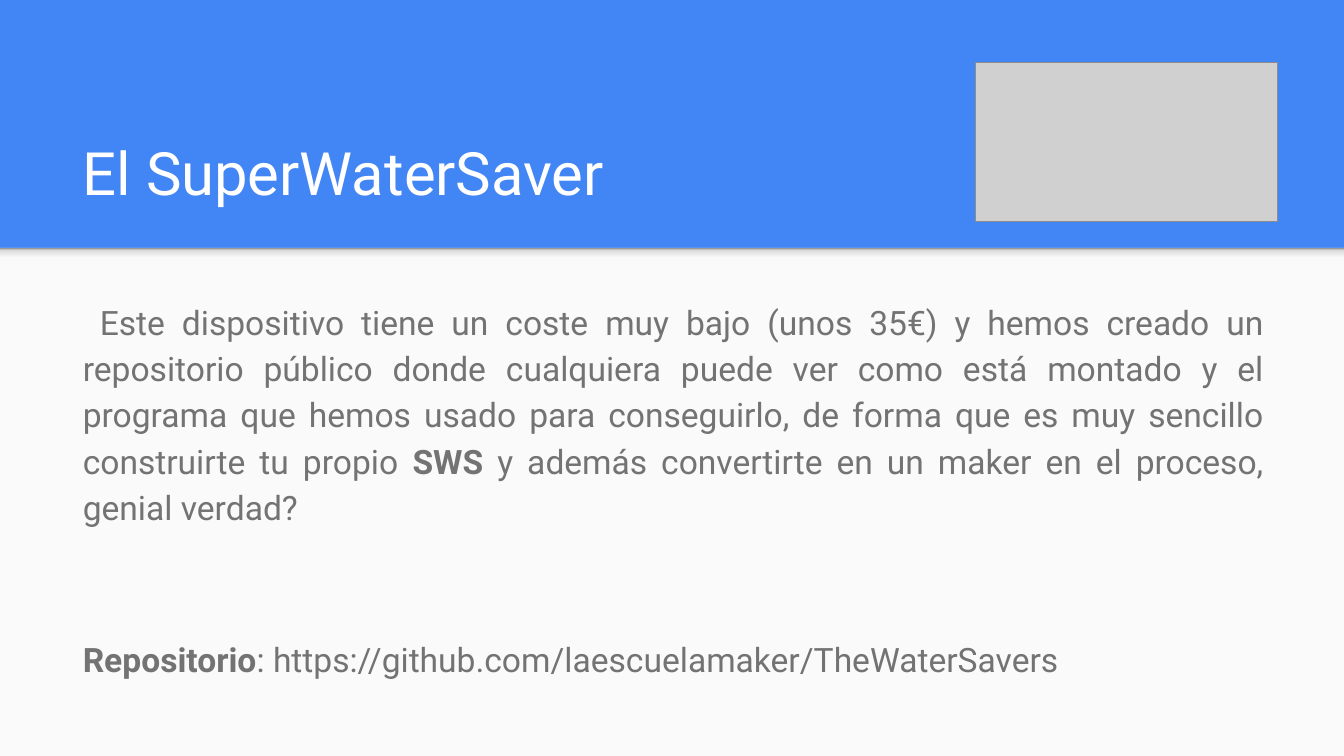
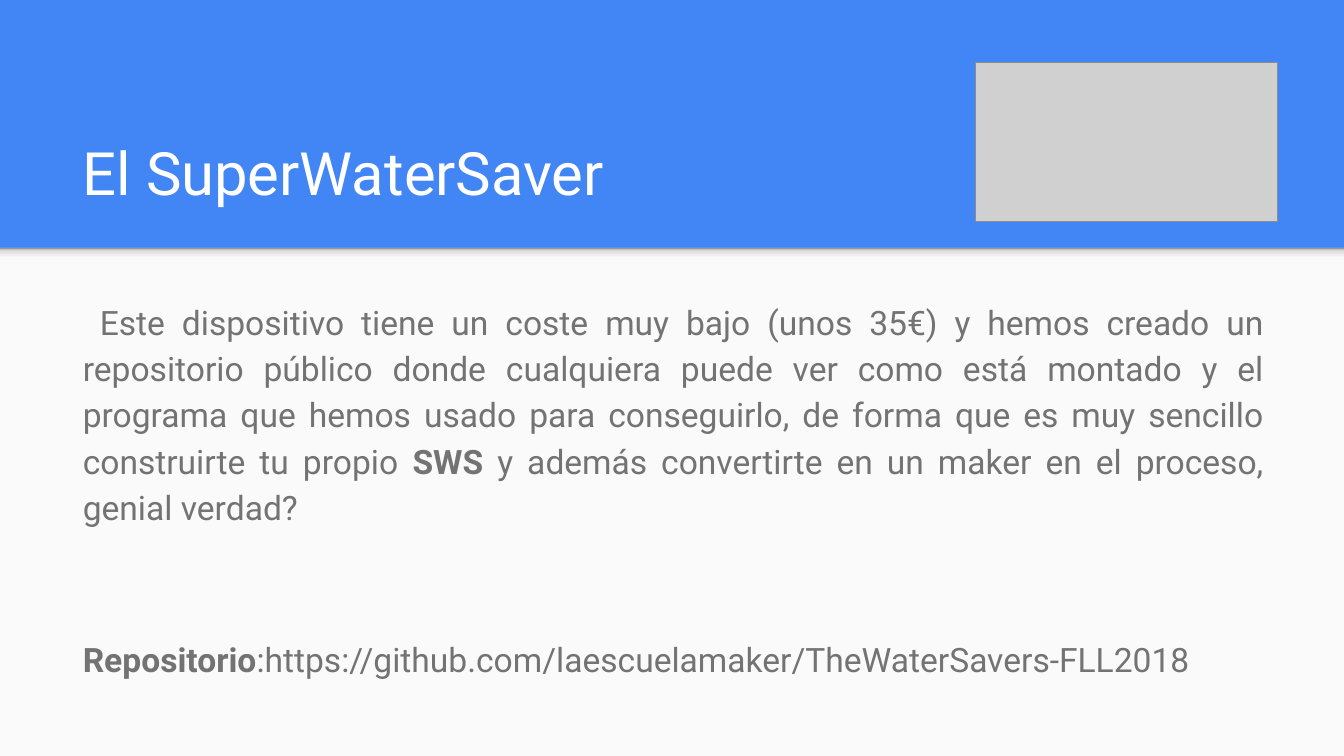
Before and after one commit to laescuelamaker/TheWaterSavers, a slide deck: slide 9 of Proyecto Científico/Presentación_ProyectoCientífico_WaterSavers.pptx. Drawn at 1344x756 pixels with LibreOffice and Linux fonts; fonts in the diff are those of the drawing; grey boxes stand for pictures. Boxes give left, top, right and bottom in pixels: in the first picture for what was removed or moved away, otherwise in the second. Text is boxed around its words. In the diff, an @@ line names an element or a change of style, - is before the commit and + after.

```diff
--- a/Proyecto Científico/Presentación_ProyectoCientífico_WaterSavers.pptx
+++ b/Proyecto Científico/Presentación_ProyectoCientífico_WaterSavers.pptx
@@ text at (x1=83, y1=647, x2=1190, y2=679): text changed @@
-Repositorio: https://github.com/laescuelamaker/TheWaterSavers
+Repositorio:https://github.com/laescuelamaker/TheWaterSavers-FLL2018
```
Also in this commit, not shown: 4 other files.
